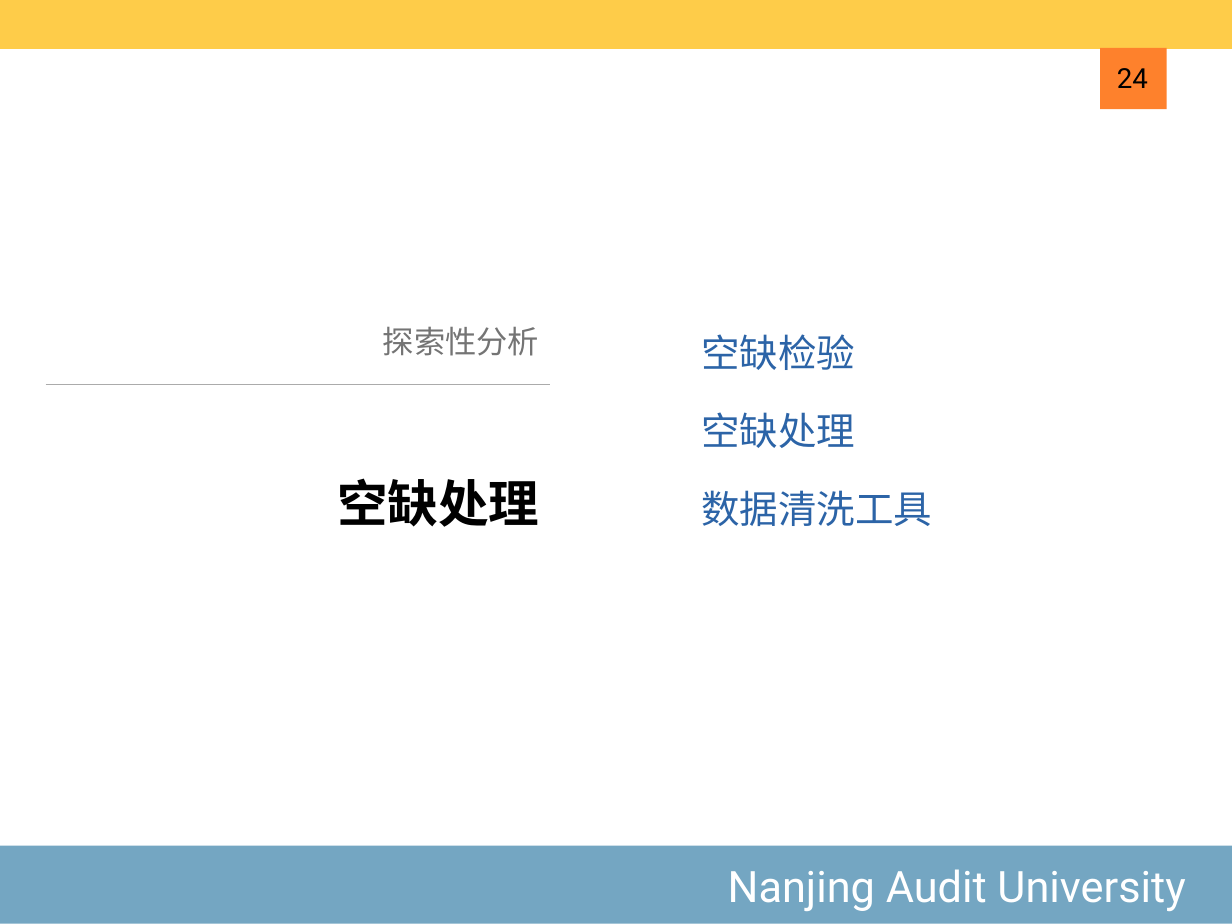
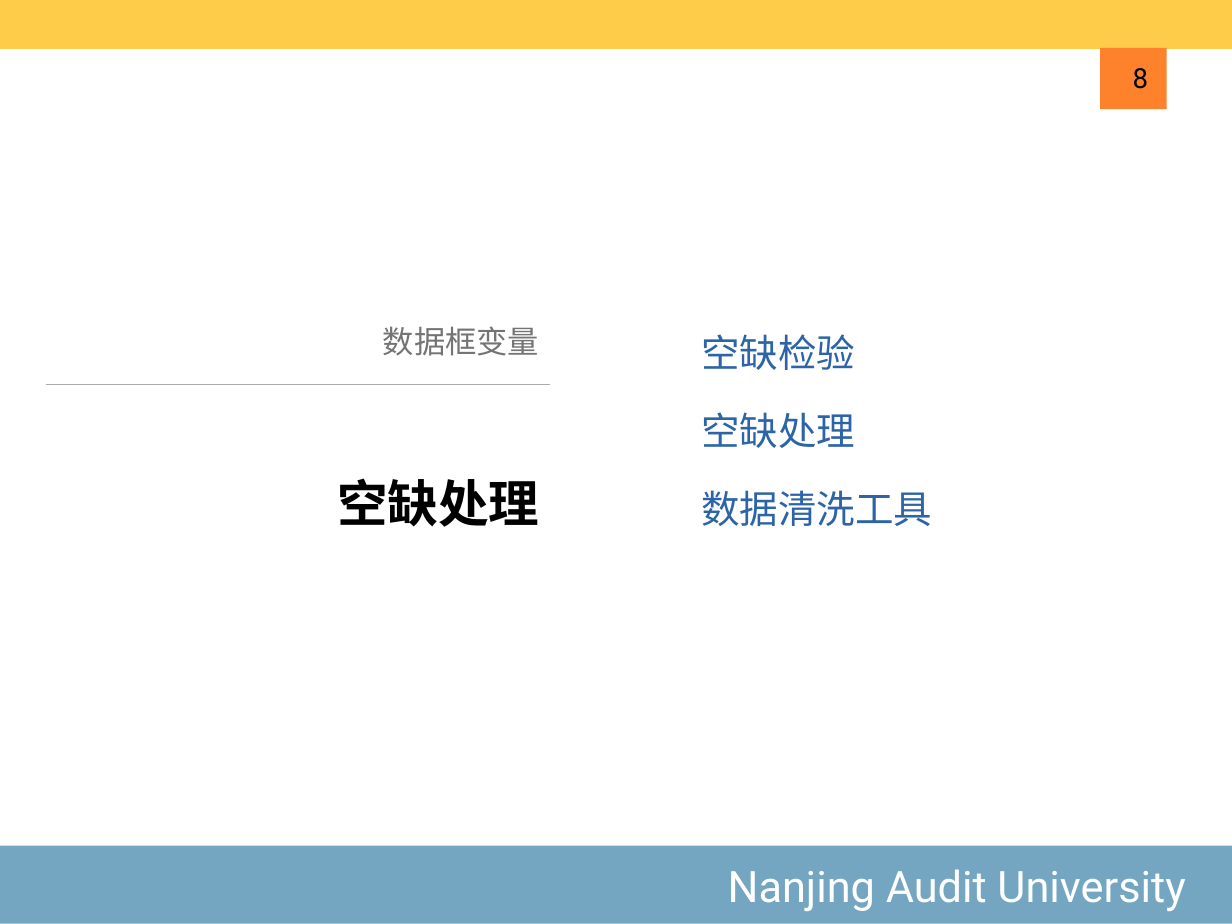
Before and after one commit to exoplanetX/DataAnalytics, a slide deck: slide 8 of 2020-4-数据框变量.pptx (slide 24 before the commit). Drawn at 1232x924 pixels with LibreOffice and Linux fonts; fonts in the diff are those of the drawing. Boxes give left, top, right and bottom in pixels: in the first picture for what was removed or moved away, otherwise in the second. Text is boxed around its words. In the diff, an @@ line names an element or a change of style, - is before the commit and + after.

```diff
--- a/2020-4-数据框变量.pptx
+++ b/2020-4-数据框变量.pptx
@@ page number at (1133,68,1149,89): text changed @@
-24
+8
@@ text at (383,326,539,356): text changed @@
-探索性分析
+数据框变量
```
Also in this commit, not shown: 11 other slides changed, 3 slides added, 5 other files.
